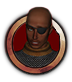
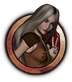
Layered file, before and after one edit (72x82). Changes by layer:
added layer "12" in group "knifer" over left=4, top=3, right=65, bottom=76
hid "1" (2nd of 2, in "bar" › "npcs" › "knifer") over left=4, top=6, right=68, bottom=76
